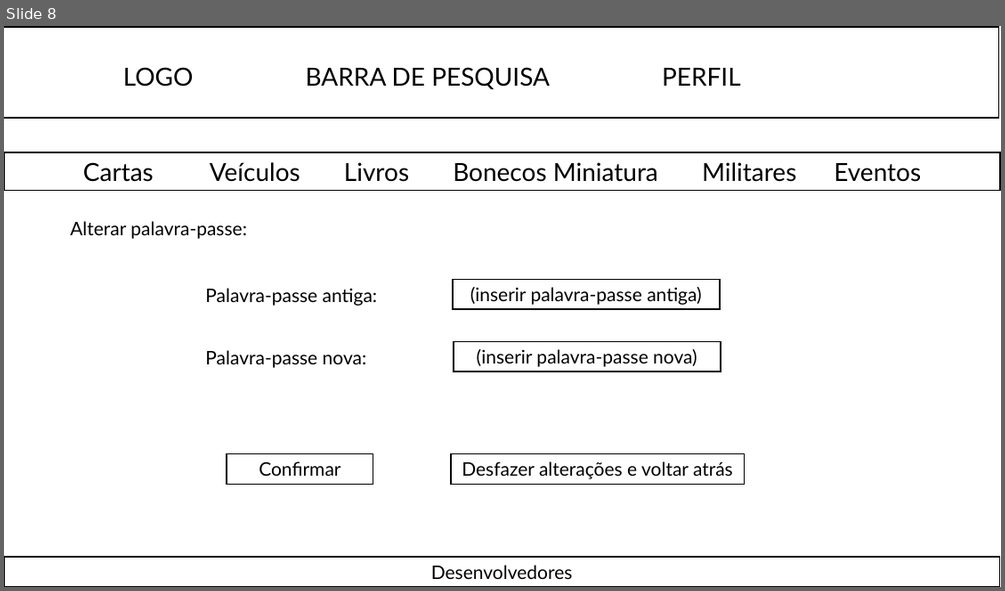
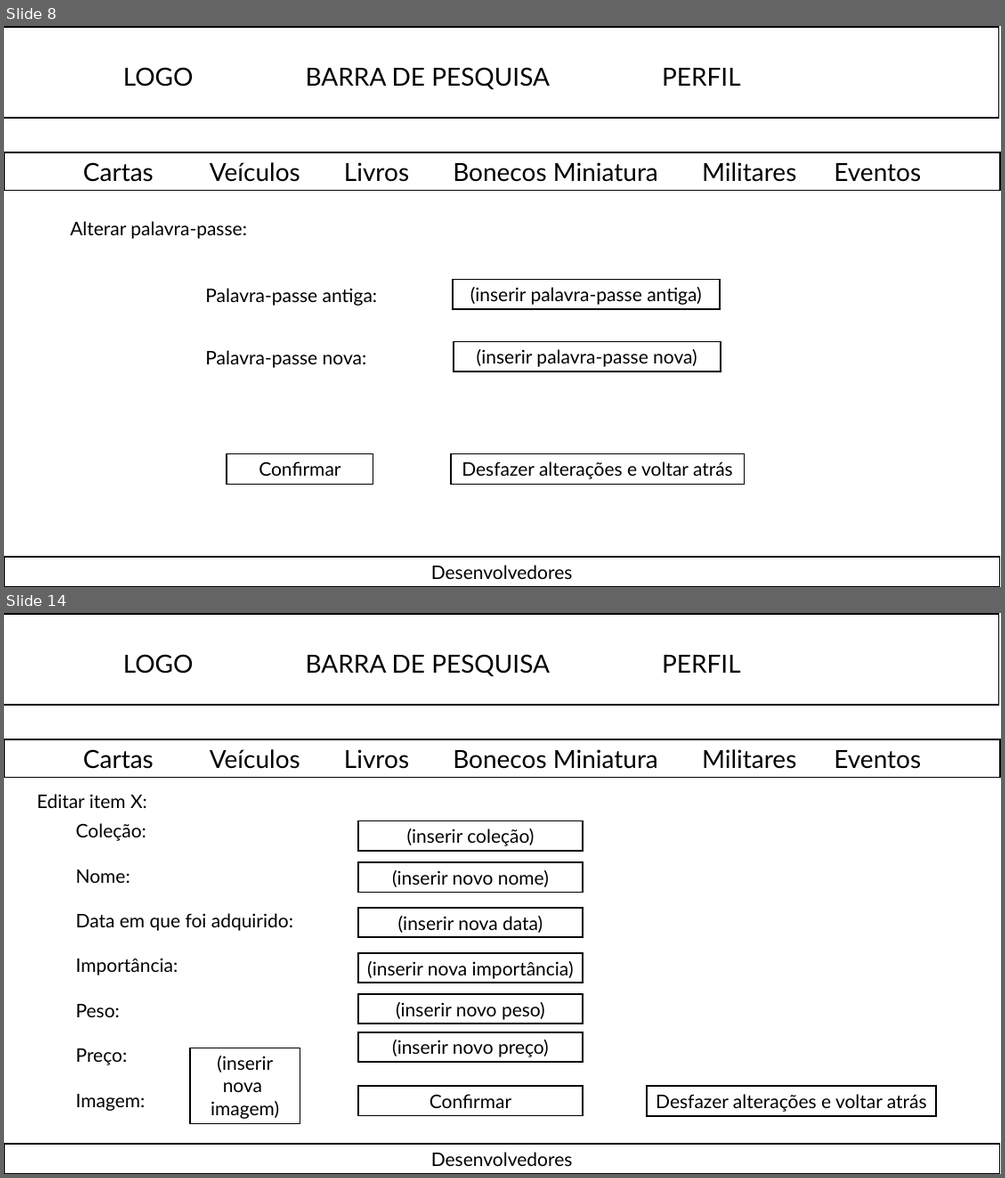
Before and after one commit to diogo-tavares/EIS_2526-G2_MEEC, a slide deck: SIE_mockups.pptx. Shown one above the other, each under a label of ours: slide 8 before the commit, slides 8 and 14 after it; the slides between them are not shown. The pictures are 1005x591 and 1005x1178 pixels, drawn with LibreOffice and Linux fonts; fonts in the diff are those of the drawing. Boxes give left, top, right and bottom in pixels: in the first picture for what was removed or moved away, otherwise in the second. Text is boxed around its words. In the diff, an @@ line names an element or a change of style, - is before the commit and + after.

```diff
--- a/SIE_mockups.pptx
+++ b/SIE_mockups.pptx
@@ slide 14 added at <box>4,613,1001,1174</box>, background #FFFFFF @@
@@ rectangle added at <box>4,615,998,705</box>, fill #FFFFFF, outline #000000 1.5 pt, 24 pt, text #000000 @@
+LOGO BARRA DE PESQUISA PERFIL
@@ rectangle added at <box>4,739,1000,777</box>, fill #FFFFFF, outline #000000 1.5 pt, 24 pt, text #000000 @@
+Cartas Veículos Livros Bonecos Miniatura Militares Eventos
@@ text added at <box>37,794,147,808</box>, 18 pt, text #000000 @@
+Editar item X:
@@ text added at <box>76,823,293,1111</box>, 18 pt, text #000000 @@
+Coleção:
+Nome:
+Data em que foi adquirido:
+Importância:
+Peso:
+Preço:
+Imagem:
@@ rectangle added at <box>358,821,582,851</box>, fill #FFFFFF, outline #000000 1.5 pt, 18 pt, text #000000 @@
+(inserir coleção)
@@ rectangle added at <box>358,862,582,892</box>, fill #FFFFFF, outline #000000 1.5 pt, 18 pt, text #000000 @@
+(inserir novo nome)
@@ rectangle added at <box>358,908,582,938</box>, fill #FFFFFF, outline #000000 1.5 pt, 18 pt, text #000000 @@
+(inserir nova data)
@@ rectangle added at <box>358,953,582,983</box>, fill #FFFFFF, outline #000000 1.5 pt, 18 pt, text #000000 @@
+(inserir nova importância)
@@ rectangle added at <box>358,994,582,1023</box>, fill #FFFFFF, outline #000000 1.5 pt, 18 pt, text #000000 @@
+(inserir novo peso)
@@ rectangle added at <box>358,1032,582,1062</box>, fill #FFFFFF, outline #000000 1.5 pt, 18 pt, text #000000 @@
+(inserir novo preço)
@@ rectangle added at <box>190,1048,300,1124</box>, fill #FFFFFF, outline #000000 1.5 pt, 18 pt, text #000000 @@
+(inserir nova
+imagem)
@@ rectangle added at <box>358,1086,582,1116</box>, fill #FFFFFF, outline #000000 1.5 pt, 18 pt, text #000000 @@
+Confirmar
@@ rectangle added at <box>647,1086,937,1116</box>, fill #FFFFFF, outline #000000 1.5 pt, 18 pt, text #000000 @@
+Desfazer alterações e voltar atrás
@@ rectangle added at <box>4,1144,1000,1174</box>, fill #FFFFFF, outline #000000 1.5 pt, 18 pt, text #000000 @@
+Desenvolvedores
```
Also in this commit, not shown: 6 slides changed, 4 other slides added.
